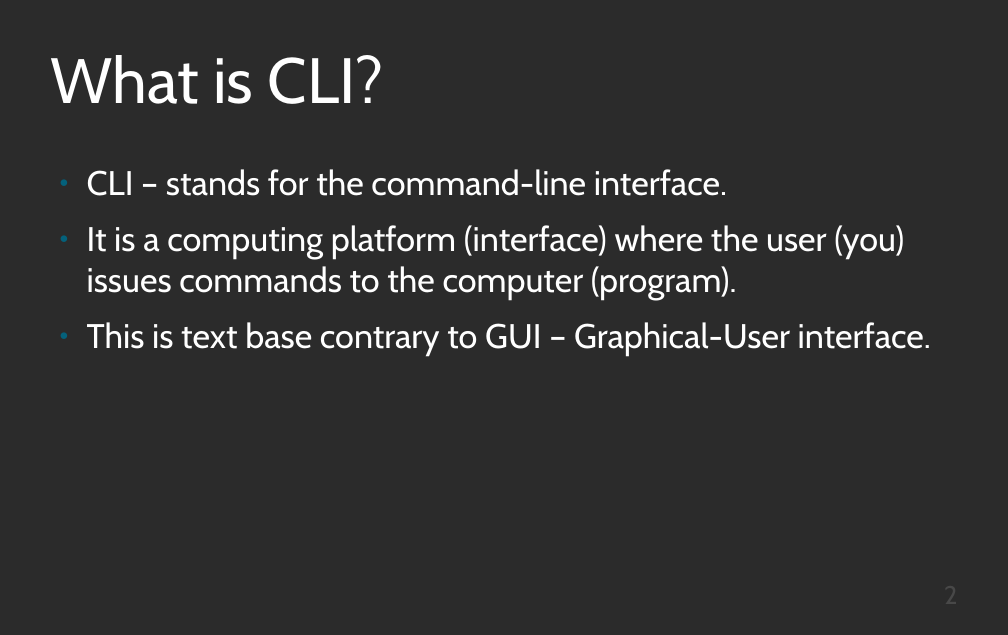
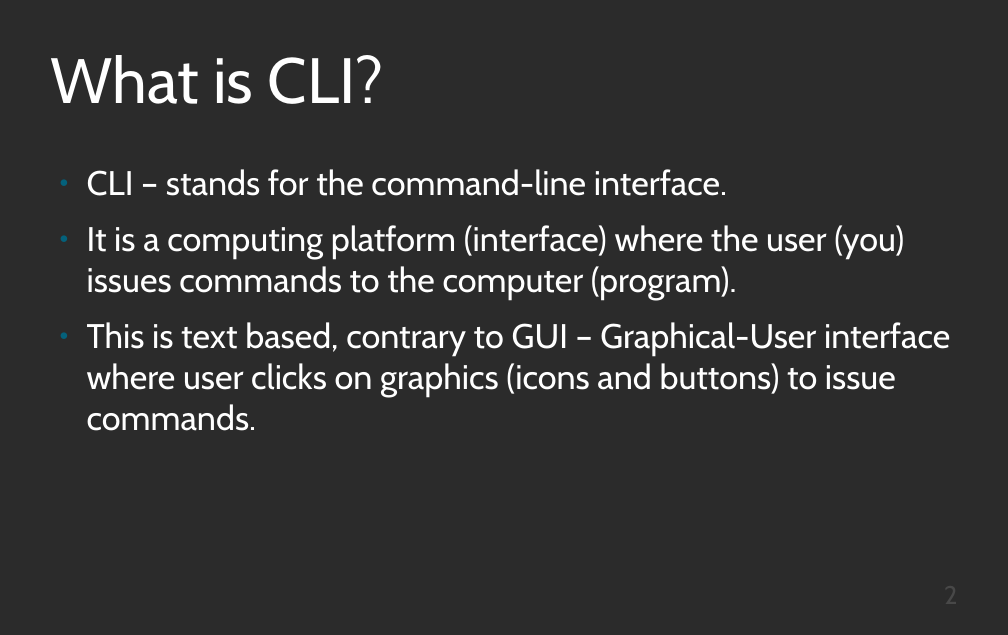
Before and after one commit to Otumian-empire/CLI-presentation, a slide deck: slide 2 of cli.odp. Drawn at 1008x635 pixels with LibreOffice and Linux fonts; fonts in the diff are those of the drawing; background and template pictures are left out; a plain dark background stands for a picture behind light text. Boxes give left, top, right and bottom in pixels: in the first picture for what was removed or moved away, otherwise in the second. Text is boxed around its words. In the diff, an @@ line names an element or a change of style, - is before the commit and + after.

```diff
--- a/cli.odp
+++ b/cli.odp
@@ text at box(87, 322, 950, 431): text changed @@
-● This is text base contrary to GUI – Graphical-User interface.
+● This is text based, contrary to GUI – Graphical-User interface where user clicks on graphics (icons and buttons) to issue commands.
```
Also in this commit, not shown: 10 other slides changed, 4 slides added, 3 slides removed.
